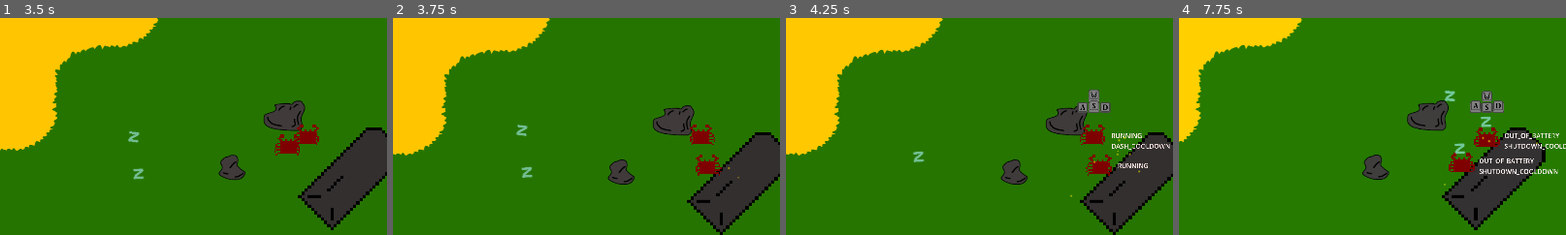
Above: before the commit, frames 1-4 (left to right).
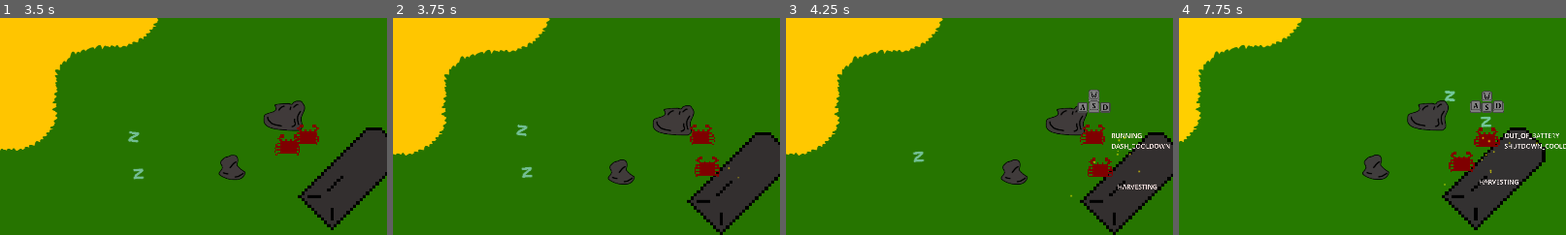
Above: after the commit, the same moments.

Repository: nporposoft/crabs-on-the-island
Game: Godot game, scene res://scenes/island_v1/island_v1.tscn
The game is run twice, just before and just after one commit, with the same random seed, the same clock (stepped at 60 frames per second) and the same inputs.
Inputs:
- Up to frame 1 (3.5 s): tap Enter at 0.5 s; hold D (move_right) 0.53-1.28 s; hold F (harvest) 0.53-1.28 s; hold S (move_down) 1.28-2.03 s; tap Shift (dash) at 1.35 s; tap F (harvest) at 1.55, 2.85 s; hold D (move_right) 2.03-2.78 s; hold F (harvest) 2.03-2.78 s; hold W (move_up) from 2.78 s (still down)
- Up to frame 2 (3.75 s): release W (move_up) at 3.53 s; hold A (move_left) from 3.53 s (still down); hold F (harvest) from 3.53 s (still down); tap Shift (dash) at 3.6 s
- Up to frame 3 (4.25 s): keep holding A (move_left); keep holding F (harvest); tap F12 (debug) at 4.15 s
- Up to frame 4 (7.75 s): release F (harvest) at 4.28 s; tap F (harvest) at 4.35, 6.05, 7.35 s; release A (move_left) at 5.03 s; hold S (move_down) 5.03-5.78 s; hold F (harvest) 5.03-5.78 s; hold D (move_right) 5.78-6.53 s; tap Shift (dash) at 5.85 s; hold W (move_up) 6.53-7.28 s; hold F (harvest) 6.53-7.28 s; hold D (move_right) from 7.28 s (still down)
The pictures show only the part of the screen within x 10-60%, y 23-73%; the shares and areas given below are measured in that part.

Frame 1 is identical in both runs. In frame 2, 0.2% of the frame differs, in the area x 77-85%, y 62-74%; in frame 3, 0.5%; in frame 4, 0.8%, in the area x 69-98%, y 57-77%.

Commit message:
patch crab AI state management

Diff:
--- a/crabs/AICrab.tscn
+++ b/crabs/AICrab.tscn
@@ -16,6 +16,4 @@
 offset_right = -43.0
 offset_bottom = 12.0
 theme = SubResource("Theme_e4dvg")
-horizontal_alignment = 2
-vertical_alignment = 1
 script = ExtResource("2_m34bw")
--- a/crabs/AICrabDebug.gd
+++ b/crabs/AICrabDebug.gd
@@ -12,7 +12,11 @@
 
 	var msg: String
 	for state: CrabAI.States in CrabAI.States.values():
-		if _ai._sm.has_state(state):
-			msg += CrabAI.States.keys()[state] + "\n"
+		var has_state: bool = _ai._sm.has_state(state)
+		if has_state:
+			var state_name: String = CrabAI.States.keys()[state]
+			msg += state_name + "\n"
 
 	text = msg
+	var _crab_position: Vector2 = _ai._crab.position
+	position = Vector2(_crab_position.x + 43, _crab_position.y + 40)
--- a/crabs/Crab.tscn
+++ b/crabs/Crab.tscn
@@ -124,7 +124,7 @@
 offset_right = 83.0
 offset_bottom = 11.0
 theme = SubResource("Theme_4eqcg")
-vertical_alignment = 1
+vertical_alignment = 2
 script = ExtResource("3_wxbeg")
 
 [node name="reach_area" type="Area2D" parent="."]
--- a/crabs/CrabAI.gd
+++ b/crabs/CrabAI.gd
@@ -8,6 +8,7 @@
 var _vision_area: Area2D
 
 var _wander_timer: Timer
+var _crab: Crab
 
 enum States {
 	IDLING,
@@ -19,36 +20,30 @@
 var _wander_direction: Vector2
 
 func _ready() -> void:
+	_crab = $Crab
 	_create_vision_area()
 	_create_wander_timer()
 
+
 func _process(delta: float) -> void:
-	_vision_area.position = $Crab.position
-
 	var visibleMorsels: Array = _find_visible_morsels_by_distance()
 	for morsel: Morsel in visibleMorsels:
 		if !_want_morsel(morsel): continue
 
 		_sm.unset_all_states()
+		$Crab.move(Vector2.ZERO) # gross
 
-		if $Crab.can_reach_morsel(morsel):
-			_sm.set_state(States.HARVESTING)
-			$Crab.harvest_morsel(delta, morsel)
-		else:
-			_sm.set_state(States.MOVING_TO_RESOURCE)
-			_move_toward_morsel(morsel)
+		if $Crab.can_reach_morsel(morsel): _harvest_morsel(delta, morsel)
+		else: _move_toward_morsel(morsel)
 		return
 
-	$Crab.stop_harvest()
+	_stop_harvesting()
 
 	if _sm.has_state(States.WANDERING):
-		if _time_to_idle():
-			_start_idling()
-		else:
-			_keep_wandering()
+		if _time_to_idle(): _start_idling()
+		else: _keep_wandering()
 	else:
-		if _time_to_wander():
-			_start_wandering()
+		if _time_to_wander(): _start_wandering()
 
 
 func _start_wandering() -> void:
@@ -61,6 +56,7 @@
 func _start_idling() -> void:
 	_sm.unset_state(States.WANDERING)
 	_sm.set_state(States.IDLING)
+	$Crab.move(Vector2.ZERO) # gross
 	_start_idle_timer()
 
 
@@ -73,21 +69,32 @@
 
 
 func _start_wander_timer() -> void:
-	_wander_timer.wait_time = randf_range(3.0, 6.0)
+	_wander_timer.wait_time = randf_range(1.0, 3.0)
 	_wander_timer.start()
 
 
 func _start_idle_timer() -> void:
-	_wander_timer.wait_time = randf_range(1.0, 3.0)
-	_wander_timer.start()
+	_start_wander_timer()
+
 
 func _keep_wandering() -> void:
 	$Crab.move(_wander_direction)
 
 
 func _move_toward_morsel(morsel: Morsel) -> void:
+	_sm.set_state(States.MOVING_TO_RESOURCE)
 	var direction: Vector2 = morsel.position - $Crab.position
 	$Crab.move(direction)
+
+
+func _harvest_morsel(delta: float, morsel: Morsel) -> void:
+	_sm.set_state(States.HARVESTING)
+	$Crab.harvest_morsel(delta, morsel)
+
+
+func _stop_harvesting() -> void:
+	$Crab.stop_harvest()
+	_sm.unset_state(States.HARVESTING)
 
 
 func _want_morsel(morsel: Morsel) -> bool:
@@ -150,4 +157,4 @@
 
 	_vision_area = Area2D.new()
 	_vision_area.add_child(_vision_area_shape)
-	add_child(_vision_area)
+	$Crab.add_child(_vision_area)
